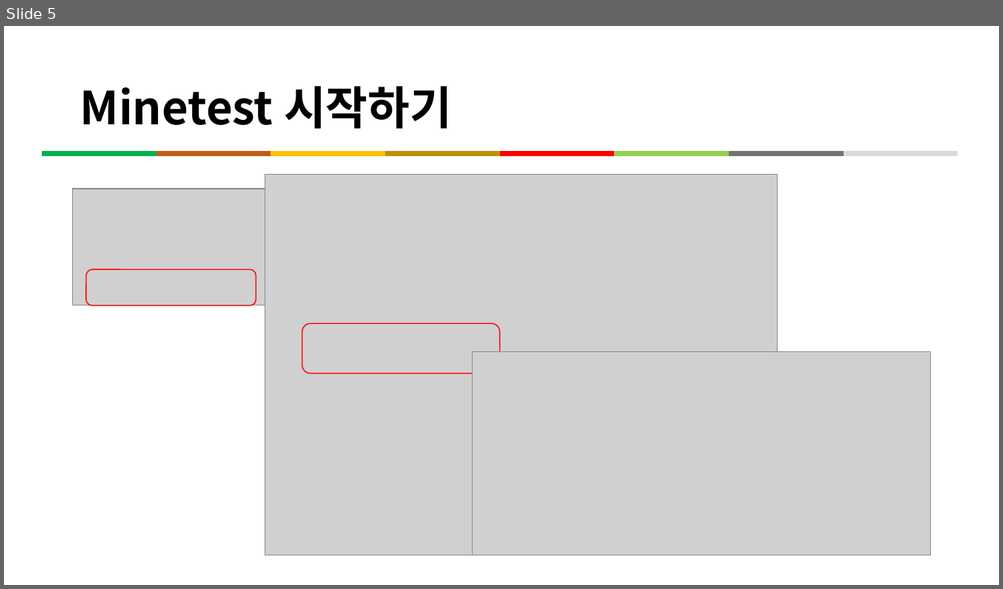
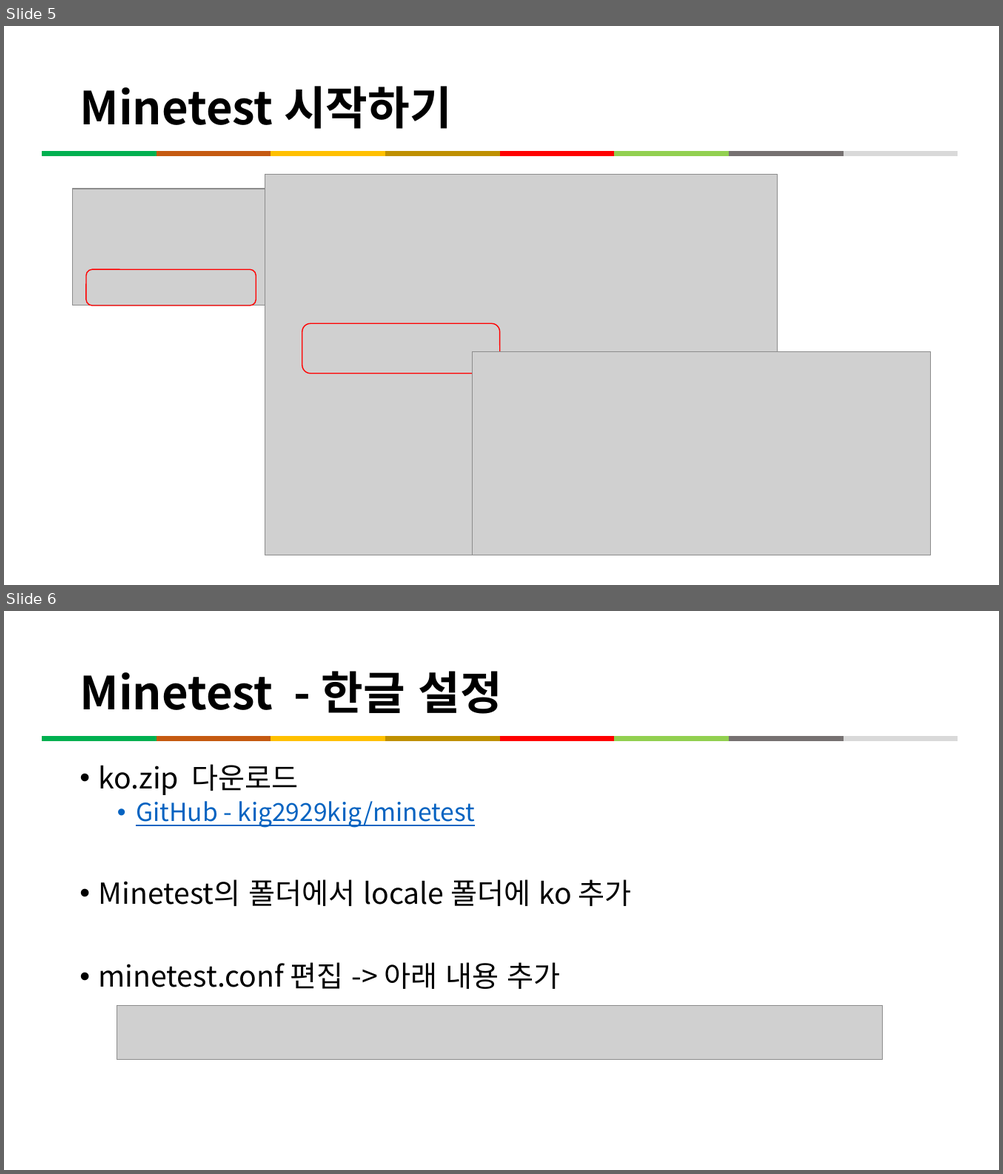
Before and after one commit to kig2929kig/minetest, a slide deck: Minetest와 함께하는 프로그래밍 입문.pptx. Shown one above the other, each under a label of ours: slide 5 before the commit, slides 5 and 6 after it. The pictures are 1003x589 and 1003x1174 pixels, drawn with LibreOffice and Linux fonts; fonts in the diff are those of the drawing; grey boxes stand for pictures. Boxes give left, top, right and bottom in pixels: in the first picture for what was removed or moved away, otherwise in the second. Text is boxed around its words. In the diff, an @@ line names an element or a change of style, - is before the commit and + after.

```diff
--- a/Minetest와 함께하는 프로그래밍 입문.pptx
+++ b/Minetest와 함께하는 프로그래밍 입문.pptx
@@ slide 6 added at <box>4,611,999,1170</box>, background #FFFFFF @@
@@ title added at <box>79,671,501,714</box>, 44 pt, text #000000, bold @@
+Minetest - 한글 설정
@@ line added from (42, 738) to (156, 738), #00B050 4.5 pt @@
@@ line added from (156, 738) to (271, 738), #C55A11 4.5 pt @@
@@ line added from (271, 738) to (385, 738), #FFC000 4.5 pt @@
@@ line added from (385, 738) to (499, 738), #BF9000 4.5 pt @@
@@ line added from (499, 738) to (614, 738), #FF0000 4.5 pt @@
@@ line added from (614, 738) to (728, 738), #92D050 4.5 pt @@
@@ line added from (728, 738) to (843, 738), #767171 4.5 pt @@
@@ line added from (843, 738) to (958, 738), #D9D9D9 4.5 pt @@
@@ text added at <box>99,764,632,989</box>, 28 pt, text #000000 @@
+• ko.zip 다운로드
+  • GitHub - kig2929kig/minetest
+• Minetest의 폴더에서 locale 폴더에 ko 추가
+• minetest.conf 편집 -> 아래 내용 추가
@@ picture added at <box>116,1006,882,1060</box> @@
```
